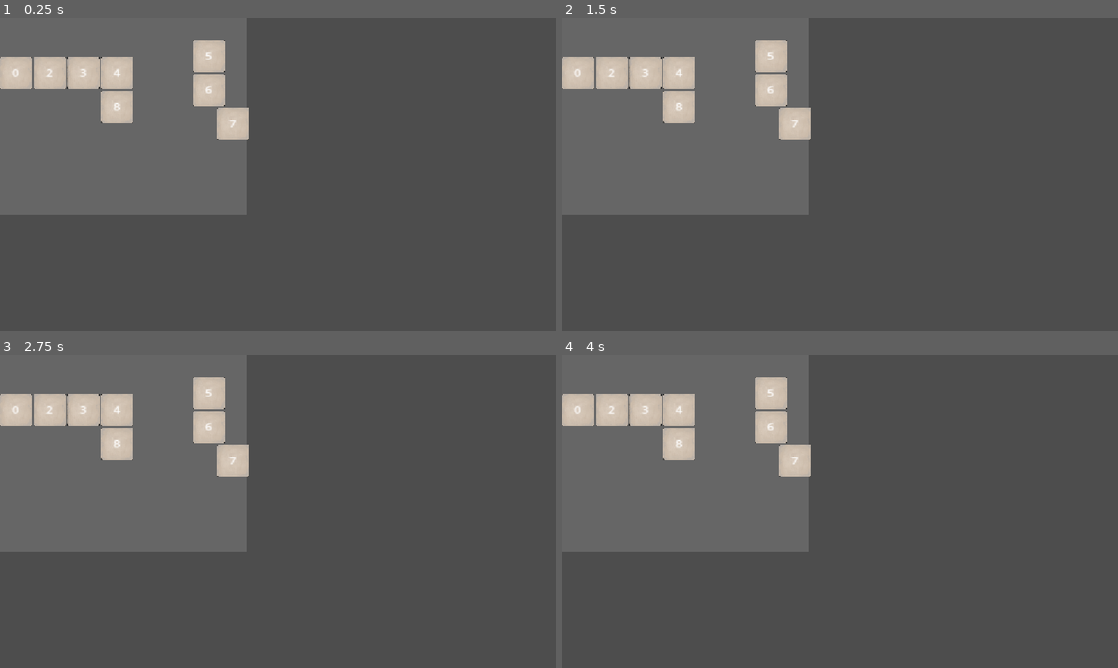
Above: before the commit, frames 1-4 (two rows, left to right).
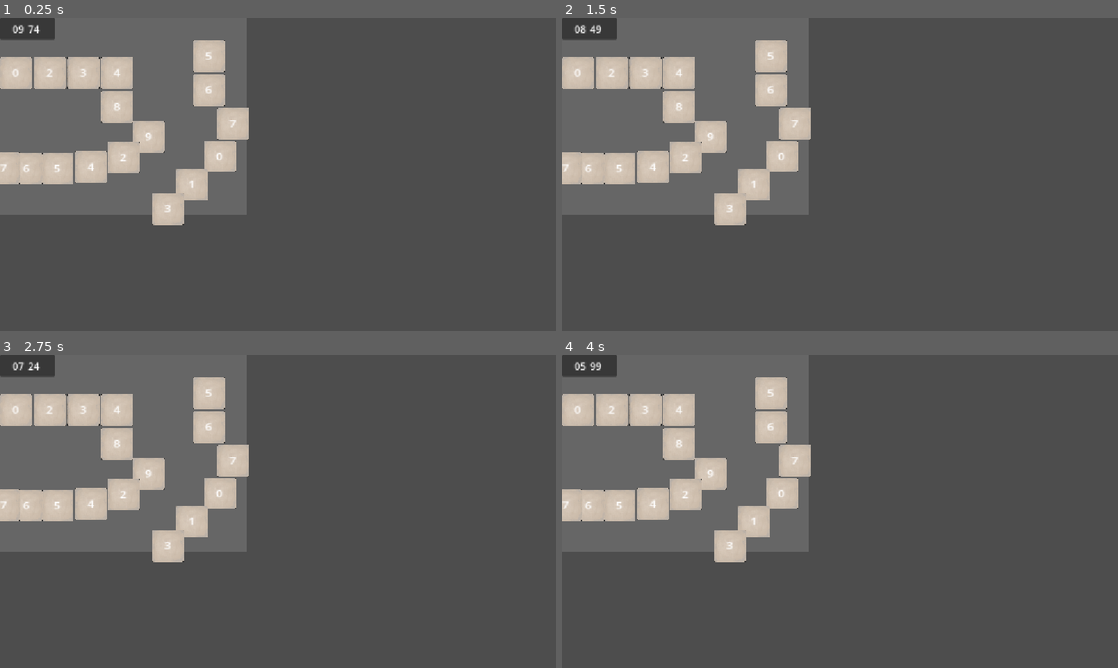
Above: after the commit, the same moments.

Repository: ZangerlA/minigamejam25_2
Game: Godot game, scene res://Scenes/maze_1.tscn
Same seed, same stepped clock (60 frames per second), same inputs: the game is played once before the commit and once after it. This scene is started directly instead of the project's main scene.
Inputs (mouse positions are in pixels of both pictures, inside the frame that each line leads up to):
- Up to frame 1 (0.25 s): no input
- Up to frame 2 (1.5 s): tap Enter at 0.5 s; move the mouse to (962, 158) at 0.52 s; hold Right (ui_right) 0.53-1.28 s; tap Space at 0.77, 1.25 s; move the mouse to (728, 190) at 1.27 s; hold Down (ui_down) from 1.28 s (still down)
- Up to frame 3 (2.75 s): tap Space at 1.52 s; tap Enter at 2 s; move the mouse to (333, 442) at 2.02 s; release Down (ui_down) at 2.03 s; hold Right (ui_right) from 2.03 s (still down)
- Up to frame 4 (4 s): tap Space at 2.75, 3.02, 3.77 s; move the mouse to (812, 574) at 2.77 s; release Right (ui_right) at 2.78 s; hold Up (ui_up) 2.78-3.53 s; tap Enter at 3.5 s; move the mouse to (1006, 558) at 3.52 s; hold Left (ui_left) from 3.53 s (still down)

The runs differ from the first frame. In frame 1, 5.4% of the frame differs, in the area x 0-43%, y 0-67%; in frame 2, 5.4%; in frame 3, 5.4%; in frame 4, 5.4%.

Commit message:
maze_1 Done ver 1.0

Diff:
--- /dev/null
+++ b/Scenes/maze_1.gd
@@ -0,0 +1,4 @@
+extends Node2D
+
+func _ready():
+	$Timer.start_countdown()
--- a/Scenes/maze_1.tscn
+++ b/Scenes/maze_1.tscn
@@ -1,9 +1,12 @@
-[gd_scene load_steps=2 format=3 uid="uid://cwspli34x7lmt"]
+[gd_scene load_steps=4 format=3 uid="uid://cwspli34x7lmt"]
 
+[ext_resource type="Script" uid="uid://lbm0pn8oh8fn" path="res://Scenes/maze_1.gd" id="1_6d13i"]
 [ext_resource type="PackedScene" uid="uid://cj1jkkf8ywddo" path="res://Scenes/Wall.tscn" id="1_esdkj"]
+[ext_resource type="PackedScene" path="res://Scenes/Timer.tscn" id="3_6gn6f"]
 
 [node name="Maze1" type="Node2D"]
 scale = Vector2(5, 5)
+script = ExtResource("1_6d13i")
 
 [node name="ColorRect" type="ColorRect" parent="."]
 offset_right = 40.0
@@ -43,3 +46,42 @@
 [node name="Wall8" parent="." instance=ExtResource("1_esdkj")]
 position = Vector2(47, 35.000004)
 scale = Vector2(0.1, 0.109)
+
+[node name="Wall9" parent="." instance=ExtResource("1_esdkj")]
+position = Vector2(59.999996, 47.399998)
+scale = Vector2(0.1, 0.109)
+
+[node name="Wall10" parent="." instance=ExtResource("1_esdkj")]
+position = Vector2(89.399994, 55.6)
+scale = Vector2(0.1, 0.109)
+
+[node name="Wall11" parent="." instance=ExtResource("1_esdkj")]
+position = Vector2(77.99999, 67.2)
+scale = Vector2(0.1, 0.109)
+
+[node name="Wall12" parent="." instance=ExtResource("1_esdkj")]
+position = Vector2(49.6, 56)
+scale = Vector2(0.1, 0.109)
+
+[node name="Wall13" parent="." instance=ExtResource("1_esdkj")]
+position = Vector2(68, 77.2)
+scale = Vector2(0.1, 0.109)
+
+[node name="Wall14" parent="." instance=ExtResource("1_esdkj")]
+position = Vector2(36.199997, 60)
+scale = Vector2(0.1, 0.109)
+
+[node name="Wall15" parent="." instance=ExtResource("1_esdkj")]
+position = Vector2(22.199999, 60.6)
+scale = Vector2(0.1, 0.109)
+
+[node name="Wall16" parent="." instance=ExtResource("1_esdkj")]
+position = Vector2(9.4, 60.6)
+scale = Vector2(0.1, 0.109)
+
+[node name="Wall17" parent="." instance=ExtResource("1_esdkj")]
+position = Vector2(4.7683716e-07, 60.4)
+scale = Vector2(0.1, 0.109)
+
+[node name="Timer" parent="." instance=ExtResource("3_6gn6f")]
+scale = Vector2(0.24800012, 0.272)
Not shown, added: Scenes/maze_1.gd.uid
